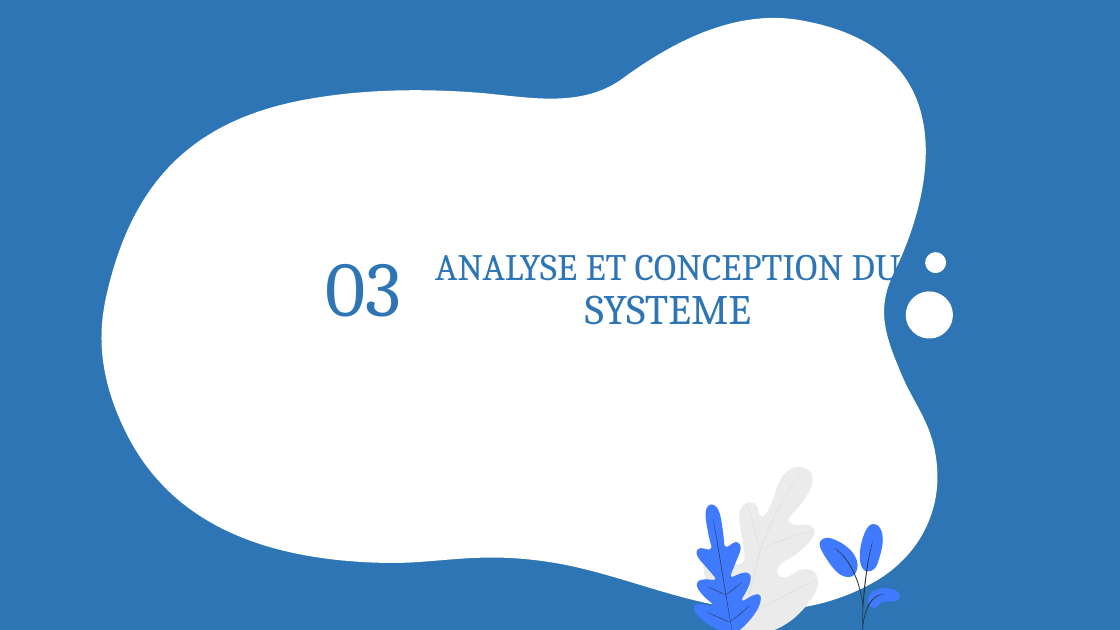
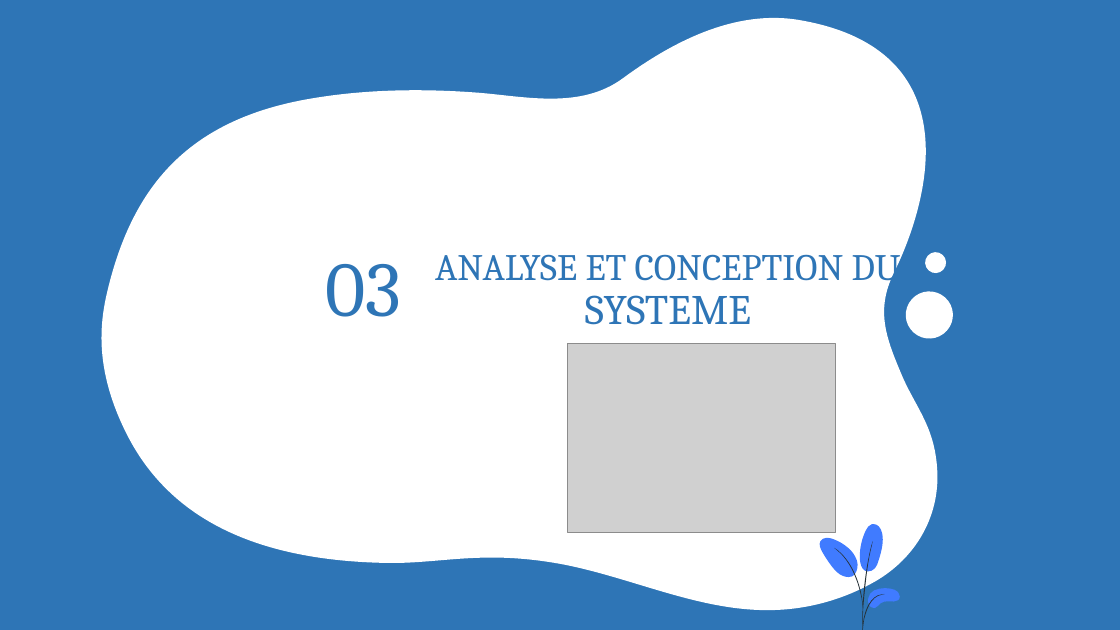
Before and after one commit to Claude127/stageX2, a slide deck: slide 10 of Presentation1.pptx (slide 11 before the commit). Drawn at 1120x630 pixels with LibreOffice and Linux fonts; fonts in the diff are those of the drawing; grey boxes stand for pictures. Boxes give left, top, right and bottom in pixels: in the first picture for what was removed or moved away, otherwise in the second. Text is boxed around its words. In the diff, an @@ line names an element or a change of style, - is before the commit and + after.

```diff
--- a/Presentation1.pptx
+++ b/Presentation1.pptx
@@ picture added at (x1=568, y1=344, x2=836, y2=532) @@
@@ group removed at (x1=694, y1=467, x2=818, y2=630): 12 freeform shapes @@
```
Also in this commit, not shown: 10 other slides changed, 5 slides added, 5 other files.
